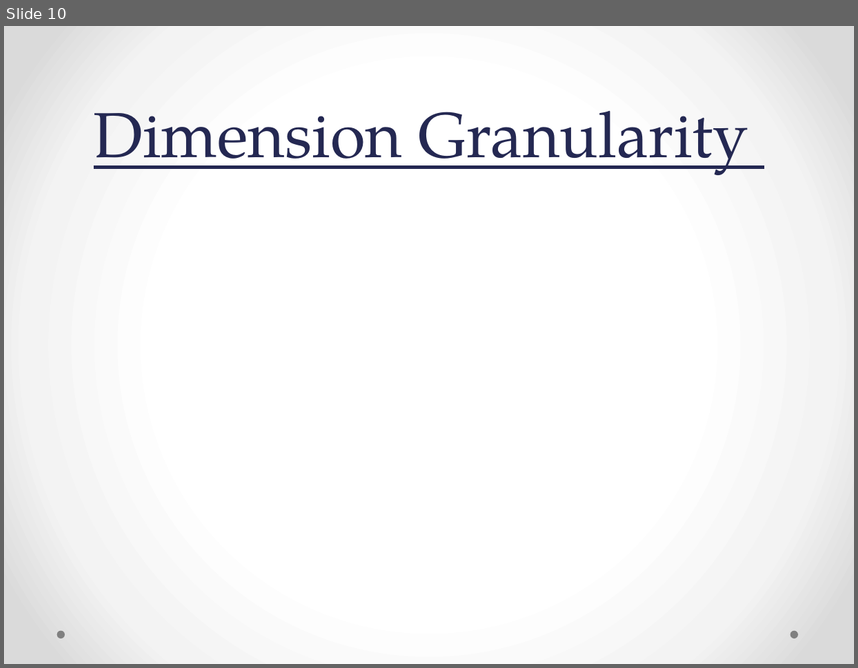
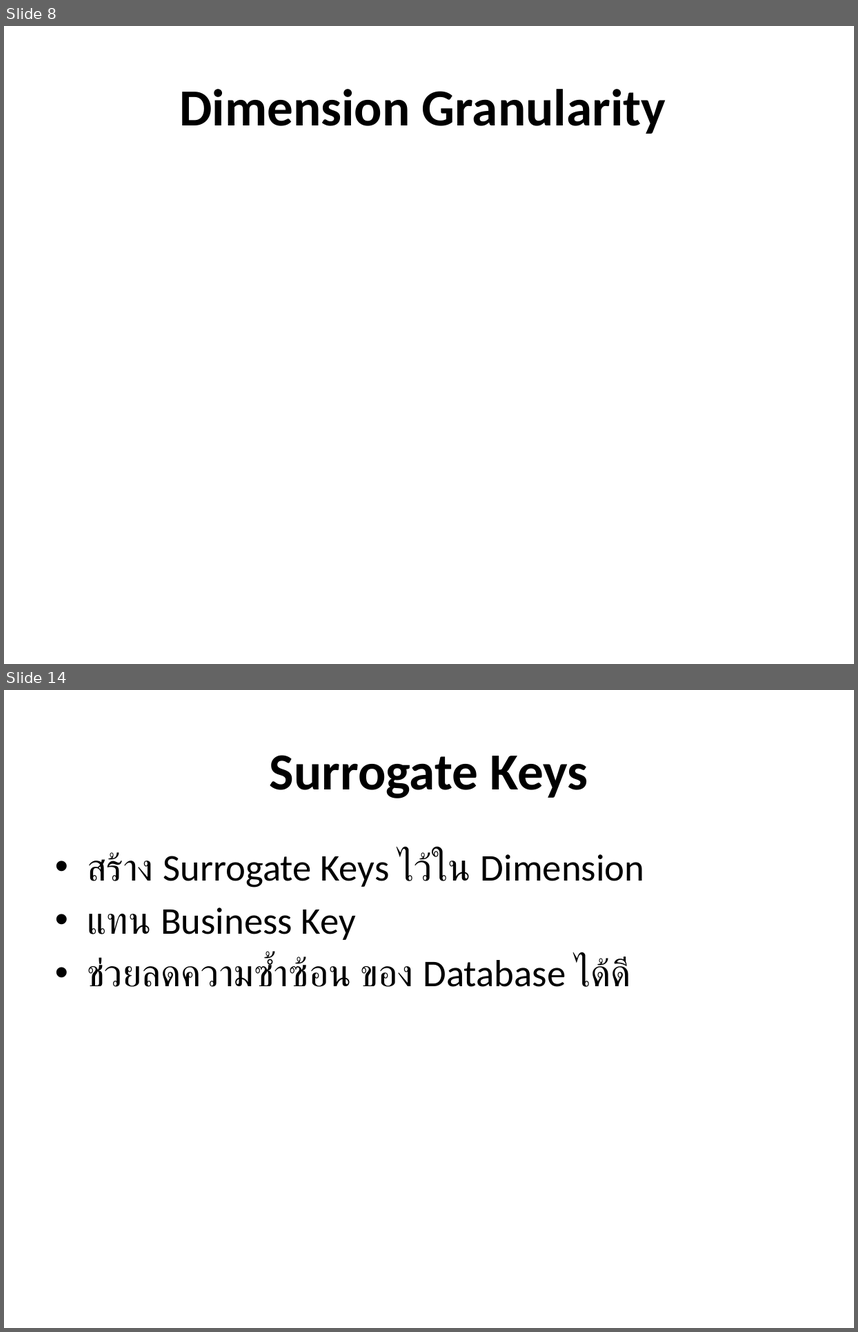
Before and after one commit to passzenith/passzenithproject, a slide deck: DW/Telecommunications and Utilities.pptx. Shown one above the other, each under a label of ours: slide 10 before the commit, slides 8 and 14 after it; the slides between them are not shown. The pictures are 858x668 and 858x1332 pixels, drawn with LibreOffice and Linux fonts; fonts in the diff are those of the drawing. Boxes give left, top, right and bottom in pixels: in the first picture for what was removed or moved away, otherwise in the second. Text is boxed around its words. In the diff, an @@ line names an element or a change of style, - is before the commit and + after.

```diff
--- a/DW/Telecommunications and Utilities.pptx
+++ b/DW/Telecommunications and Utilities.pptx
@@ slide 14 added at box(4, 690, 854, 1328), background #FFFFFF @@
@@ title added at box(270, 755, 588, 798), 44 pt, text #000000, bold @@
+Surrogate Keys
@@ text added at box(87, 851, 645, 987), 32 pt, text #000000 @@
+• สร้าง Surrogate Keys ไว้ใน Dimension
+• แทน Business Key
+• ช่วยลดความซ้ำซ้อน ของ Database ได้ดี
@@ what was slide 10 is now slide 8 @@
@@ slide 8 changed as well @@
@@ background gradient #FFFFFF to #F4F4F4 to #DADADA to #FFFFFF @@
@@ title "Dimension Granularity": place and size @@
-title "Dimension Granularity" at box(94, 111, 749, 175)
+title "Dimension Granularity" at box(179, 89, 666, 134)
@@ title "Dimension Granularity" at box(179, 89, 666, 134): size 54 to 44 pt, font TeX Gyre Pagella to Calibri, text colour #242852 to #000000, bold on, underline off; line spacing 58pt to 1; vertical alignment bottom to middle @@
@@ ellipse removed at box(56, 630, 64, 638) @@
@@ ellipse removed at box(791, 630, 798, 638) @@
```
Also in this commit, not shown: 14 other slides changed, 24 other slides added, 22 slides removed.
